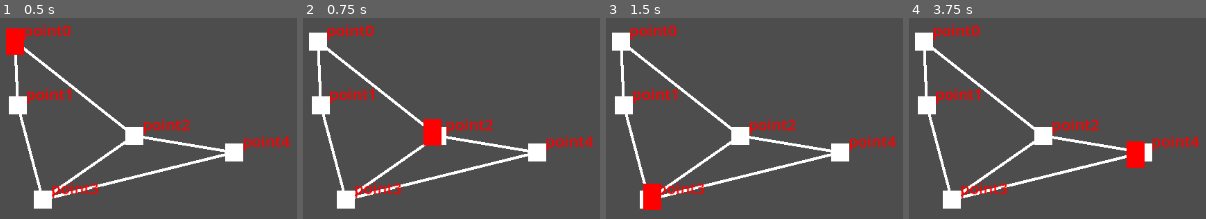
Above: before the commit, frames 1-4 (left to right).
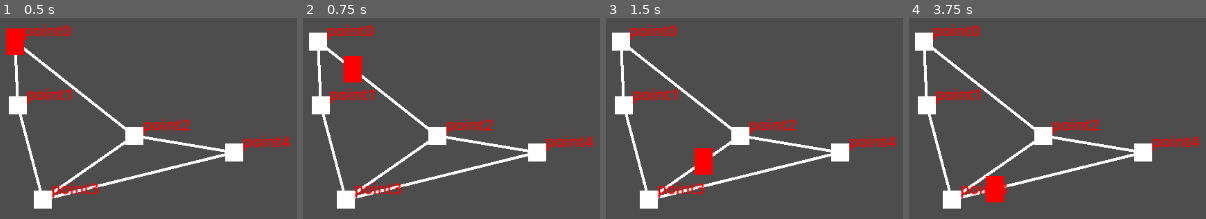
Above: after the commit, the same moments.

Repository: GreyedOutName/ChronoPunk-ForDevConManila
Game: Godot game, scene res://Scenes/main_scene.tscn
The game is run twice, just before and just after one commit, with the same random seed, the same clock (stepped at 60 frames per second) and the same inputs.
Inputs (mouse positions are in pixels of both pictures, inside the frame that each line leads up to):
- Up to frame 1 (0.5 s): no input
- Up to frame 2 (0.75 s): tap Enter at 0.5 s; move the mouse to (573, 68) at 0.52 s; click (573, 68) at 0.6 s
- Up to frame 3 (1.5 s): move the mouse to (outside the picture) at 1.27 s; click (outside the picture) at 1.35 s
- Up to frame 4 (3.75 s): tap Space at 2, 3.5 s; move the mouse to (outside the picture) at 2.02 s; click (outside the picture) at 2.1 s; tap Enter at 2.75 s; move the mouse to (965, 180) at 2.77 s; click (965, 180) at 2.85 s; move the mouse to (outside the picture) at 3.52 s; click (outside the picture) at 3.6 s

Frame 1 is identical in both runs. In frame 2, 1.7% of the frame differs, in the area x 13-47%, y 18-64%; in frame 3, 1.7%; in frame 4, 1.7%.

Commit message:
fixed bug on moving

Diff:
--- a/Scenes/main_scene.tscn
+++ b/Scenes/main_scene.tscn
@@ -36,9 +36,3 @@
 
 [node name="point4" parent="pointArray" instance=ExtResource("2_6l7je")]
 position = Vector2(50, 22)
-
-[node name="Control" type="Control" parent="."]
-layout_mode = 3
-anchors_preset = 0
-offset_right = 40.0
-offset_bottom = 40.0
--- a/Scripts/player.gd
+++ b/Scripts/player.gd
@@ -1,6 +1,6 @@
 extends CharacterBody2D
 
-var speed = 100;
+var speed = 120;
 var click_position;
 var target_position = null;
 var Astar;
@@ -12,7 +12,7 @@
 func movePlayer(roughTargetPosition):
 	#next_point and current_point gives values equal to a point index in the Astar Object
 	var next_point = Astar.get_closest_point(roughTargetPosition)
-	var current_point = Astar.get_closest_point(position)
+	var current_point = Astar.get_closest_point(global_position)
 	if next_point!=current_point:
 		var path = Astar.get_point_path(current_point,next_point)
 		target_position = path[1]
@@ -22,9 +22,15 @@
 		click_position = get_global_mouse_position()
 		movePlayer(click_position)
 
-	if target_position != global_position && target_position != null:
-		var direction = target_position - global_position
-		velocity = direction * speed
-		move_and_slide()
+	if target_position != null:
+		var distance = global_position.distance_to(target_position);
+		if distance > 4:
+			var direction = (target_position - global_position).normalized()
+			velocity = direction * speed
+		else:
+			global_position = target_position  # snap exactly to point
+			velocity = Vector2.ZERO
 	else:
 		velocity = Vector2.ZERO
+
+	move_and_slide()
